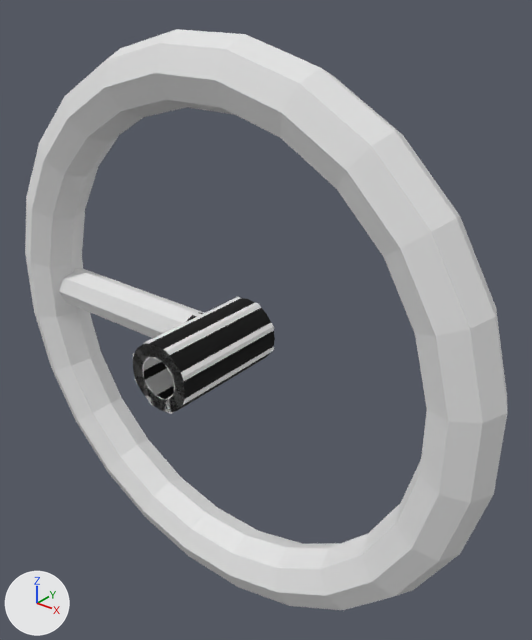
An edit to the Blender file Models/SSPX/sspx-inflatable-centrifuge-125-2-iva.blend, drawn before and after from the same camera.
Before and after are seen from a 50 mm lens placed at (5.5, -5.71, 4.26), pointed at (0.46, 0.59, 0.35). The axes (+X, +Y, +Z) are drawn at lower left. The lights are the same throughout.

Script lines for the objects in view, before the commit:
```python
me_centrifugesmallshell_004 = bpy.data.meshes.new('CentrifugeSmallShell.004')
me_centrifugesmallshell_004.from_pydata(...)  # 144 vertices, 96 faces; spans x -0.43..0.43, y -0.8..0.8, z -0.43..0.43
me_centrifugesmallshell_004.materials.append(mat_sspx_internal_125_2_001)  # its picture is missing
me_centrifugesmallshell_005 = bpy.data.meshes.new('CentrifugeSmallShell.005')
me_centrifugesmallshell_005.from_pydata(...)  # 136 vertices, 88 faces; spans x -0.468..0.427, y -0.274..0.705, z -0.427..0.427
me_centrifugesmallshell_005.materials.append(mat_sspx_internal_125_2_001)  # its picture is missing
me_cylinder = bpy.data.meshes.new('Cylinder')
me_cylinder.from_pydata(...)  # 240 vertices, 218 faces; spans x -3.62..3.62, y -0.49..0.48, z -3.62..3.62
me_cylinder_004 = bpy.data.meshes.new('Cylinder.004')
me_cylinder_004.from_pydata(...)  # 48 vertices, 32 faces; spans x -0.41..0.41, y -0.8..0.8, z -0.41..0.41
ob_shell_rotating = bpy.data.objects.new('shell_rotating', me_centrifugesmallshell_005)
ob_shell_rotating.parent = ob_freeiva_rotating
ob_shell_rotating.location = (0.0, 0.0, 0.0)
ob_shell_stationary = bpy.data.objects.new('shell_stationary', me_centrifugesmallshell_004)
ob_shell_stationary.parent = ob_freeiva_stationary
ob_shell_stationary.location = (0.0, 0.0, 0.0)
ob_shellcollider_rotating = bpy.data.objects.new('shellCollider_rotating', me_cylinder)
ob_shellcollider_rotating.parent = ob_freeiva_rotating
ob_shellcollider_rotating.location = (0.0, 0.211, 0.0)
ob_shellcollider_rotating.rotation_euler = (0.0, 0.0, 3.142)  # degrees (0, 0, 180)
ob_shellcollider_stationary = bpy.data.objects.new('shellCollider_stationary', me_cylinder_004)
ob_shellcollider_stationary.parent = ob_freeiva_stationary
ob_shellcollider_stationary.location = (0.0, 0.0, 0.0)
```
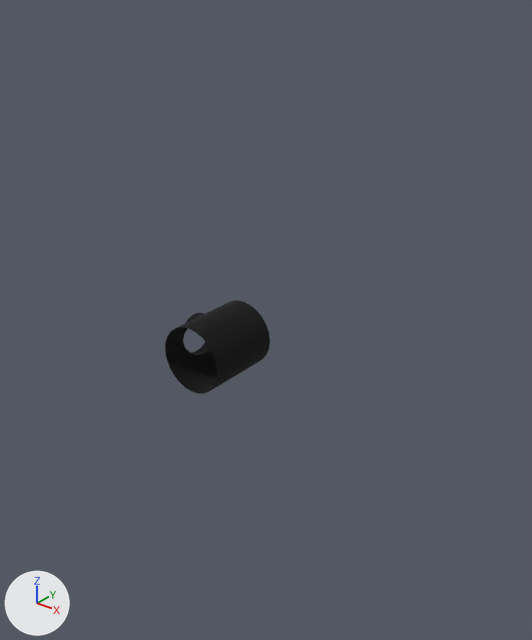
Commit message: polish sspx-inflatable-centrifuge-125-2

Scene script edits in JSON lines:
```json
{"op": "add", "block": "ob_shellcollider_rotating", "code": "ob_shellcollider_rotating.hide_set(True)"}
{"op": "add", "block": "ob_shell_stationary", "code": "ob_shell_stationary.hide_set(True)"}
{"op": "add", "block": "ob_shellcollider_stationary", "code": "ob_shellcollider_stationary.hide_set(True)"}
```

Where the change shows, as pixel boxes (x1, y1, x2, y2) in the pictures (532 x 640 px):
```json
{"object": "shellCollider_rotating", "change": "hidden", "before": [25, 29, 508, 610]}
{"object": "shell_stationary", "change": "hidden", "before": [133, 298, 275, 412], "on screen": "black"}
{"object": "shellCollider_stationary", "change": "hidden", "before": [133, 297, 274, 414]}
```
